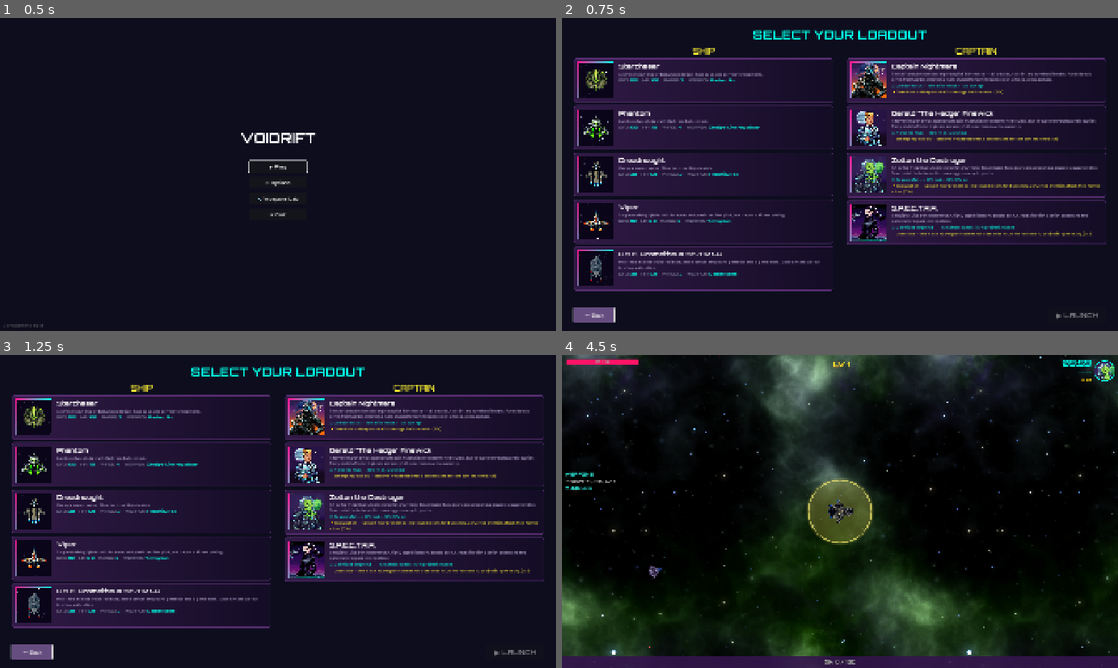
Above: before the commit, frames 1-4 (two rows, left to right).
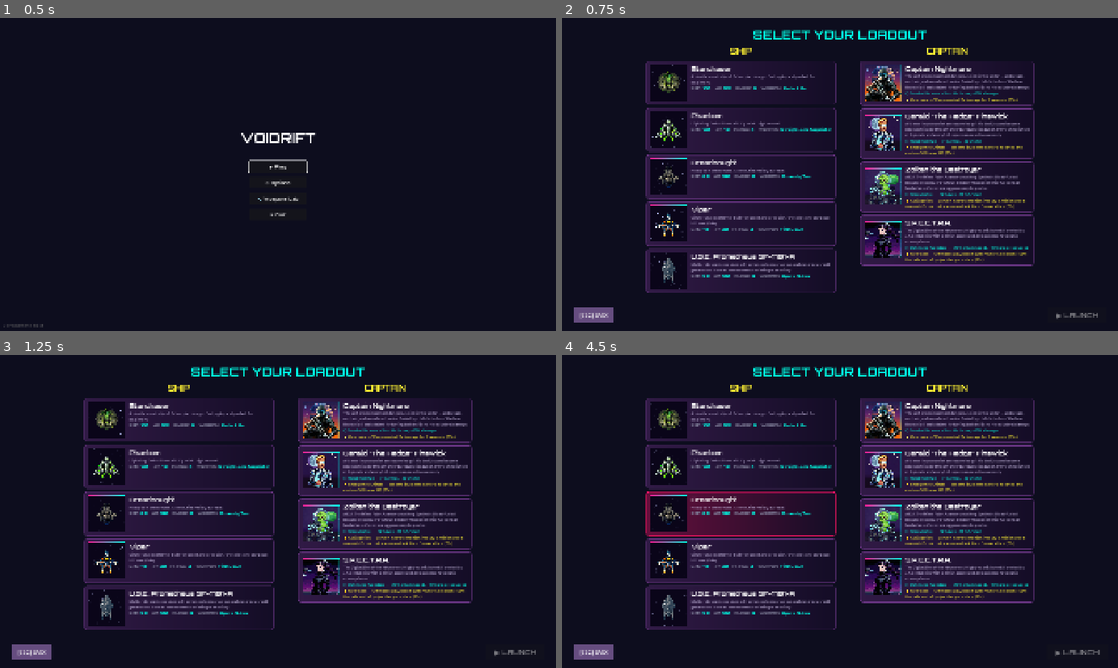
Above: after the commit, the same moments.

Repository: chalkbluffone/voidrift
Game: Godot game, scene res://scenes/ui/main_menu.tscn
Same seed, same stepped clock (60 frames per second), same inputs: the game is played once before the commit and once after it.
Inputs (mouse positions are in pixels of both pictures, inside the frame that each line leads up to):
- Up to frame 1 (0.5 s): no input
- Up to frame 2 (0.75 s): click "▶ Play" at 0.5 s
- Up to frame 3 (1.25 s): no input
- Up to frame 4 (4.5 s): click "← Back" (after the commit: "[ESC] BACK") at 1.25 s; click "▶ Play" at 2 s; move the mouse to (962, 495) at 2.77 s; hold Right (ui_right) 2.78-3.5 s; hold Q (captain_ability) 2.78-3.5 s; click (962, 495) at 2.92 s; tap Enter (ui_accept) at 3.5 s; drag from (728, 527) to (812, 574) at 3.52 s; click (1079, 652) at 4.25 s, where only the run before the commit has a clickable "▶ LAUNCH"

Frame 1 is identical in both runs. In frame 2, 31% of the frame differs, in the area x 1-98%, y 9-98%; in frame 3, 31%; in frame 4, 78%, in the area x 0-100%, y 0-100%.

Commit message:
Implement shared hover effects for ship and captain selection cards; refactor hover logic and add new hover FX script

Diff:
--- a/scenes/ui/ship_select.tscn
+++ b/scenes/ui/ship_select.tscn
@@ -48,12 +48,13 @@
 [node name="ContentRow" type="HBoxContainer" parent="MarginContainer/VBoxContainer"]
 layout_mode = 2
 size_flags_vertical = 3
+size_flags_horizontal = 4
 theme_override_constants/separation = 20
 
 [node name="ShipColumn" type="VBoxContainer" parent="MarginContainer/VBoxContainer/ContentRow"]
+custom_minimum_size = Vector2(640, 0)
 layout_mode = 2
 size_flags_horizontal = 3
-size_flags_stretch_ratio = 0.7
 theme_override_constants/separation = 8
 
 [node name="ShipHeader" type="Label" parent="MarginContainer/VBoxContainer/ContentRow/ShipColumn"]
@@ -69,7 +70,15 @@
 size_flags_vertical = 3
 horizontal_scroll_mode = 0
 
-[node name="ShipList" type="VBoxContainer" parent="MarginContainer/VBoxContainer/ContentRow/ShipColumn/ShipScroll"]
+[node name="ShipPadding" type="MarginContainer" parent="MarginContainer/VBoxContainer/ContentRow/ShipColumn/ShipScroll"]
+layout_mode = 2
+size_flags_horizontal = 3
+theme_override_constants/margin_left = 20
+theme_override_constants/margin_right = 20
+theme_override_constants/margin_top = 8
+theme_override_constants/margin_bottom = 8
+
+[node name="ShipList" type="VBoxContainer" parent="MarginContainer/VBoxContainer/ContentRow/ShipColumn/ShipScroll/ShipPadding"]
 layout_mode = 2
 size_flags_horizontal = 3
 theme_override_constants/separation = 10
@@ -79,9 +88,9 @@
 theme_override_constants/separation = 4
 
 [node name="CaptainColumn" type="VBoxContainer" parent="MarginContainer/VBoxContainer/ContentRow"]
+custom_minimum_size = Vector2(640, 0)
 layout_mode = 2
 size_flags_horizontal = 3
-size_flags_stretch_ratio = 0.7
 theme_override_constants/separation = 8
 
 [node name="CaptainHeader" type="Label" parent="MarginContainer/VBoxContainer/ContentRow/CaptainColumn"]
@@ -97,7 +106,15 @@
 size_flags_vertical = 3
 horizontal_scroll_mode = 0
 
-[node name="CaptainList" type="VBoxContainer" parent="MarginContainer/VBoxContainer/ContentRow/CaptainColumn/CaptainScroll"]
+[node name="CaptainPadding" type="MarginContainer" parent="MarginContainer/VBoxContainer/ContentRow/CaptainColumn/CaptainScroll"]
+layout_mode = 2
+size_flags_horizontal = 3
+theme_override_constants/margin_left = 20
+theme_override_constants/margin_right = 20
+theme_override_constants/margin_top = 8
+theme_override_constants/margin_bottom = 8
+
+[node name="CaptainList" type="VBoxContainer" parent="MarginContainer/VBoxContainer/ContentRow/CaptainColumn/CaptainScroll/CaptainPadding"]
 layout_mode = 2
 size_flags_horizontal = 3
 theme_override_constants/separation = 10
@@ -110,7 +127,7 @@
 custom_minimum_size = Vector2(140, 44)
 layout_mode = 2
 theme_override_font_sizes/font_size = 20
-text = "← Back"
+text = "[ESC] BACK"
 
 [node name="Spacer" type="Control" parent="MarginContainer/VBoxContainer/BottomBar"]
 layout_mode = 2
--- /dev/null
+++ b/scripts/ui/card_hover_fx.gd
@@ -0,0 +1,99 @@
+extends RefCounted
+
+## Shared synthwave hover FX helper for PanelContainer cards.
+
+const HOVER_META_KEY: String = "_hover_rect"
+
+
+static func ensure_hover_overlay(
+	card: PanelContainer,
+	hover_shader: Shader,
+	edge_color: Color,
+	glow_color: Color,
+	click_color: Color = Color(1.0, 0.95, 0.25, 1.0)
+) -> void:
+	if not card.has_meta(HOVER_META_KEY):
+		var hover_rect: ColorRect = ColorRect.new()
+		hover_rect.mouse_filter = Control.MOUSE_FILTER_IGNORE
+		hover_rect.set_anchors_and_offsets_preset(Control.PRESET_FULL_RECT)
+		var hover_mat: ShaderMaterial = ShaderMaterial.new()
+		hover_mat.shader = hover_shader
+		hover_mat.set_shader_parameter("hover_strength", 0.0)
+		hover_mat.set_shader_parameter("click_strength", 0.0)
+		hover_mat.set_shader_parameter("click_time", -10.0)
+		hover_mat.set_shader_parameter("edge_color", edge_color)
+		hover_mat.set_shader_parameter("glow_color", glow_color)
+		hover_mat.set_shader_parameter("click_color", click_color)
+		hover_rect.material = hover_mat
+		card.add_child(hover_rect)
+		card.set_meta(HOVER_META_KEY, hover_rect)
+	else:
+		set_hover_colors(card, edge_color, glow_color, click_color)
+
+
+static func set_hover_colors(card: PanelContainer, edge_color: Color, glow_color: Color, click_color: Color = Color(1.0, 0.95, 0.25, 1.0)) -> void:
+	var hover_mat: ShaderMaterial = _get_hover_material(card)
+	if not hover_mat:
+		return
+	hover_mat.set_shader_parameter("edge_color", edge_color)
+	hover_mat.set_shader_parameter("glow_color", glow_color)
+	hover_mat.set_shader_parameter("click_color", click_color)
+
+
+static func tween_hover_state(
+	card: PanelContainer,
+	hover_tweens: Dictionary,
+	hover_key: Variant,
+	hovered: bool,
+	base_strength: float = 0.0,
+	hover_scale: Vector2 = Vector2(1.03, 1.03),
+	hover_in_duration: float = 0.16,
+	hover_out_duration: float = 0.12
+) -> void:
+	if hover_tweens.has(hover_key):
+		var existing_tween: Tween = hover_tweens[hover_key] as Tween
+		if existing_tween and existing_tween.is_valid():
+			existing_tween.kill()
+
+	card.pivot_offset = card.size * 0.5
+
+	var hover_mat: ShaderMaterial = _get_hover_material(card)
+	if not hover_mat:
+		return
+
+	var tween: Tween = card.create_tween()
+	tween.set_parallel(true)
+	hover_tweens[hover_key] = tween
+
+	var target_strength: float = 1.0 if hovered else base_strength
+	var target_scale: Vector2 = hover_scale if hovered else Vector2.ONE
+	var duration: float = hover_in_duration if hovered else hover_out_duration
+
+	tween.tween_property(hover_mat, "shader_parameter/hover_strength", target_strength, duration)
+	tween.tween_property(card, "scale", target_scale, duration).set_trans(Tween.TRANS_QUAD).set_ease(Tween.EASE_OUT)
+
+
+static func reset_hover(card: PanelContainer, hover_tweens: Dictionary, hover_key: Variant, base_strength: float = 0.0) -> void:
+	if hover_tweens.has(hover_key):
+		var existing_tween: Tween = hover_tweens[hover_key] as Tween
+		if existing_tween and existing_tween.is_valid():
+			existing_tween.kill()
+		hover_tweens.erase(hover_key)
+
+	card.pivot_offset = card.size * 0.5
+	card.scale = Vector2.ONE
+
+	var hover_mat: ShaderMaterial = _get_hover_material(card)
+	if not hover_mat:
+		return
+	hover_mat.set_shader_parameter("hover_strength", base_strength)
+	hover_mat.set_shader_parameter("click_strength", 0.0)
+
+
+static func _get_hover_material(card: PanelContainer) -> ShaderMaterial:
+	if not card.has_meta(HOVER_META_KEY):
+		return null
+	var hover_rect: ColorRect = card.get_meta(HOVER_META_KEY) as ColorRect
+	if not hover_rect or not (hover_rect.material is ShaderMaterial):
+		return null
+	return hover_rect.material as ShaderMaterial
--- a/scripts/ui/level_up.gd
+++ b/scripts/ui/level_up.gd
@@ -20,6 +20,7 @@
 
 const FONT_HEADER: Font = preload("res://assets/fonts/Orbitron-Bold.ttf")
 const CARD_HOVER_SHADER: Shader = preload("res://shaders/ui_upgrade_card_hover.gdshader")
+const CARD_HOVER_FX_SCRIPT: Script = preload("res://scripts/ui/card_hover_fx.gd")
 
 @onready var GameConfig: Node = get_node("/root/GameConfig")
 @onready var RunManager: Node = get_node("/root/RunManager")
@@ -156,20 +157,13 @@
 
 	var hover_key: String = "_hover_rect"
 	if not card.has_meta(hover_key):
-		var hover_rect: ColorRect = ColorRect.new()
-		hover_rect.mouse_filter = Control.MOUSE_FILTER_IGNORE
-		hover_rect.set_anchors_and_offsets_preset(Control.PRESET_FULL_RECT)
-		var hover_mat: ShaderMaterial = ShaderMaterial.new()
-		hover_mat.shader = CARD_HOVER_SHADER
-		hover_mat.set_shader_parameter("hover_strength", 0.0)
-		hover_mat.set_shader_parameter("click_strength", 0.0)
-		hover_mat.set_shader_parameter("click_time", -10.0)
-		hover_mat.set_shader_parameter("edge_color", Color(1.0, 0.08, 0.58, 1.0))
-		hover_mat.set_shader_parameter("glow_color", Color(0.0, 1.0, 1.0, 1.0))
-		hover_mat.set_shader_parameter("click_color", Color(1.0, 0.95, 0.25, 1.0))
-		hover_rect.material = hover_mat
-		card.add_child(hover_rect)
-		card.set_meta(hover_key, hover_rect)
+		CARD_HOVER_FX_SCRIPT.ensure_hover_overlay(
+			card,
+			CARD_HOVER_SHADER,
+			Color(1.0, 0.08, 0.58, 1.0),
+			Color(0.0, 1.0, 1.0, 1.0),
+			Color(1.0, 0.95, 0.25, 1.0)
+		)
 
 
 func _style_button(button: Button, base_color: Color) -> void:
@@ -355,14 +349,9 @@
 
 	var hover_key: String = "_hover_rect"
 	if card.has_meta(hover_key):
-		var hover_rect: ColorRect = card.get_meta(hover_key) as ColorRect
-		if hover_rect and hover_rect.material is ShaderMaterial:
-			var hover_mat: ShaderMaterial = hover_rect.material as ShaderMaterial
-			var glow_color: Color = color.lerp(Color(0.0, 1.0, 1.0, 1.0), 0.45)
-			var click_color: Color = color.lerp(Color(1.0, 0.95, 0.25, 1.0), 0.65)
-			hover_mat.set_shader_parameter("edge_color", color)
-			hover_mat.set_shader_parameter("glow_color", glow_color)
-			hover_mat.set_shader_parameter("click_color", click_color)
+		var glow_color: Color = color.lerp(Color(0.0, 1.0, 1.0, 1.0), 0.45)
+		var click_color: Color = color.lerp(Color(1.0, 0.95, 0.25, 1.0), 0.65)
+		CARD_HOVER_FX_SCRIPT.set_hover_colors(card, color, glow_color, click_color)
 
 
 ## Add animated starfield background to an icon area control (matching loadout screen).
@@ -564,47 +553,11 @@
 
 
 func _set_card_hover_state(card: PanelContainer, index: int, hovered: bool) -> void:
-	if _card_hover_tweens.has(index):
-		var existing_tween: Tween = _card_hover_tweens[index] as Tween
-		if existing_tween and existing_tween.is_valid():
-			existing_tween.kill()
-
-	var hover_key: String = "_hover_rect"
-	if not card.has_meta(hover_key):
-		return
-	var hover_rect: ColorRect = card.get_meta(hover_key) as ColorRect
-	if not hover_rect or not (hover_rect.material is ShaderMaterial):
-		return
-	var hover_mat: ShaderMaterial = hover_rect.material as ShaderMaterial
-
-	var tween: Tween = create_tween()
-	tween.set_parallel(true)
-	_card_hover_tweens[index] = tween
-
-	var target_strength: float = 1.0 if hovered else 0.0
-	var target_scale: Vector2 = Vector2(1.03, 1.03) if hovered else Vector2.ONE
-	var duration: float = 0.16 if hovered else 0.12
-
-	tween.tween_property(hover_mat, "shader_parameter/hover_strength", target_strength, duration)
-	tween.tween_property(card, "scale", target_scale, duration).set_trans(Tween.TRANS_QUAD).set_ease(Tween.EASE_OUT)
+	CARD_HOVER_FX_SCRIPT.tween_hover_state(card, _card_hover_tweens, index, hovered, 0.0, Vector2(1.03, 1.03), 0.16, 0.12)
 
 
 func _reset_card_hover_visual(card: PanelContainer, index: int) -> void:
-	if _card_hover_tweens.has(index):
-		var existing_tween: Tween = _card_hover_tweens[index] as Tween
-		if existing_tween and existing_tween.is_valid():
-			existing_tween.kill()
-		_card_hover_tweens.erase(index)
-
-	card.scale = Vector2.ONE
-
-	var hover_key: String = "_hover_rect"
-	if card.has_meta(hover_key):
-		var hover_rect: ColorRect = card.get_meta(hover_key) as ColorRect
-		if hover_rect and hover_rect.material is ShaderMaterial:
-			var hover_mat: ShaderMaterial = hover_rect.material as ShaderMaterial
-			hover_mat.set_shader_parameter("hover_strength", 0.0)
-			hover_mat.set_shader_parameter("click_strength", 0.0)
+	CARD_HOVER_FX_SCRIPT.reset_hover(card, _card_hover_tweens, index, 0.0)
 
 
 ## Handle click on entire card area.
--- a/scripts/ui/ship_select.gd
+++ b/scripts/ui/ship_select.gd
@@ -26,14 +26,16 @@
 const BUTTON_CORNER_RADIUS: int = 4
 
 const FONT_HEADER: Font = preload("res://assets/fonts/Orbitron-Bold.ttf")
+const CARD_HOVER_SHADER: Shader = preload("res://shaders/ui_upgrade_card_hover.gdshader")
+const CARD_HOVER_FX_SCRIPT: Script = preload("res://scripts/ui/card_hover_fx.gd")
 
 @onready var DataLoader: Node = get_node("/root/DataLoader")
 @onready var RunManager: Node = get_node("/root/RunManager")
 @onready var FileLogger: Node = get_node_or_null("/root/FileLogger")
 
 # Containers populated in _ready
-@onready var ship_list: VBoxContainer = $MarginContainer/VBoxContainer/ContentRow/ShipColumn/ShipScroll/ShipList
-@onready var captain_list: VBoxContainer = $MarginContainer/VBoxContainer/ContentRow/CaptainColumn/CaptainScroll/CaptainList
+@onready var ship_list: VBoxContainer = $MarginContainer/VBoxContainer/ContentRow/ShipColumn/ShipScroll/ShipPadding/ShipList
+@onready var captain_list: VBoxContainer = $MarginContainer/VBoxContainer/ContentRow/CaptainColumn/CaptainScroll/CaptainPadding/CaptainList
 @onready var launch_button: Button = $MarginContainer/VBoxContainer/BottomBar/LaunchButton
 @onready var back_button: Button = $MarginContainer/VBoxContainer/BottomBar/BackButton
 
@@ -43,6 +45,8 @@
 ## Maps ship/captain id → PanelContainer card node for highlight updates.
 var _ship_cards: Dictionary = {}
 var _captain_cards: Dictionary = {}
+var _card_hover_tweens: Dictionary = {}
+var _button_hover_tweens: Dictionary = {}
 
 
 func _ready() -> void:
@@ -100,10 +104,15 @@
 	var card: PanelContainer = PanelContainer.new()
 	card.custom_minimum_size = Vector2(0, 120)
 	card.size_flags_horizontal = Control.SIZE_EXPAND_FILL
+	card.pivot_offset = card.size * 0.5
+	card.set_meta("entry_type", "ship")
+	card.set_meta("entry_id", ship_id)
 	_style_card(card, false)
 
 	# Make clickable
 	card.gui_input.connect(_on_ship_card_input.bind(ship_id))
+	card.mouse_entered.connect(_on_loadout_card_mouse_entered.bind(card))
+	card.mouse_exited.connect(_on_loadout_card_mouse_exited.bind(card))
 	card.mouse_default_cursor_shape = Control.CURSOR_POINTING_HAND
 
 	var margin: MarginContainer = MarginContainer.new()
@@ -269,9 +278,14 @@
 	var captain_id: String = String(data.get("id", ""))
 	var card: PanelContainer = PanelContainer.new()
 	card.size_flags_horizontal = Control.SIZE_EXPAND_FILL
+	card.pivot_offset = card.size * 0.5
+	card.set_meta("entry_type", "captain")
+	card.set_meta("entry_id", captain_id)
 	_style_card(card, false)
 
 	card.gui_input.connect(_on_captain_card_input.bind(captain_id))
+	card.mouse_entered.connect(_on_loadout_card_mouse_entered.bind(card))
+	card.mouse_exited.connect(_on_loadout_card_mouse_exited.bind(card))
 	card.mouse_default_cursor_shape = Control.CURSOR_POINTING_HAND
 
 	var margin: MarginContainer = MarginContainer.new()
@@ -411,6 +425,48 @@
 		_select_captain(captain_id)
 
 
+func _on_loadout_card_mouse_entered(card: PanelContainer) -> void:
+	if not is_instance_valid(card):
+		return
+	_set_loadout_card_hover_state(card, true)
+
+
+func _on_loadout_card_mouse_exited(card: PanelContainer) -> void:
+	if not is_instance_valid(card):
+		return
+	_set_loadout_card_hover_state(card, false)
+
+
+func _set_loadout_card_hover_state(card: PanelContainer, hovered: bool) -> void:
+	var card_key: int = card.get_instance_id()
+	CARD_HOVER_FX_SCRIPT.tween_hover_state(card, _card_hover_tweens, card_key, hovered, 0.0, Vector2(1.03, 1.03), 0.16, 0.12)
+
+
+func _on_button_mouse_entered(button: Button) -> void:
+	if not is_instance_valid(button):
+		return
+	_set_button_hover_state(button, true)
+
+
+func _on_button_mouse_exited(button: Button) -> void:
+	if not is_instance_valid(button):
+		return
+	_set_button_hover_state(button, false)
+
+
+func _set_button_hover_state(button: Button, hovered: bool) -> void:
+	var btn_key: int = button.get_instance_id()
+	var target_scale: Vector2 = Vector2(1.05, 1.05) if hovered else Vector2.ONE
+	button.pivot_offset = button.size * 0.5
+
+	if _button_hover_tweens.has(btn_key) and is_instance_valid(_button_hover_tweens[btn_key]):
+		_button_hover_tweens[btn_key].kill()
+
+	var tw: Tween = button.create_tween().set_ease(Tween.EASE_OUT).set_trans(Tween.TRANS_BACK)
+	tw.tween_property(button, "scale", target_scale, 0.14 if hovered else 0.10)
+	_button_hover_tweens[btn_key] = tw
+
+
 func _select_ship(ship_id: String) -> void:
 	_selected_ship_id = ship_id
 	if FileLogger:
@@ -503,6 +559,32 @@
 		card.add_child(grad_rect)
 		card.set_meta(gradient_key, grad_rect)
 
+	if card.has_meta(gradient_key):
+		var grad_rect_existing: ColorRect = card.get_meta(gradient_key) as ColorRect
+		if grad_rect_existing and grad_rect_existing.material is ShaderMaterial:
+			var grad_mat_existing: ShaderMaterial = grad_rect_existing.material as ShaderMaterial
+			var edge_color: Color = COLOR_PANEL_SELECTED if selected else COLOR_PANEL_BORDER
+			grad_mat_existing.set_shader_parameter("color_edge", Color(edge_color.r, edge_color.g, edge_color.b, 0.35))
+
+	var hover_key: String = "_hover_rect"
+	if not card.has_meta(hover_key):
+		CARD_HOVER_FX_SCRIPT.ensure_hover_overlay(
+			card,
+			CARD_HOVER_SHADER,
+			COLOR_PANEL_SELECTED,
+			Color(0.0, 1.0, 1.0, 1.0),
+			Color(1.0, 0.95, 0.25, 1.0)
+		)
+
+	if card.has_meta(hover_key):
+		var card_edge_color: Color = COLOR_PANEL_SELECTED if selected else COLOR_PANEL_BORDER
+		var glow_color: Color = card_edge_color.lerp(Color(0.0, 1.0, 1.0, 1.0), 0.45)
+		CARD_HOVER_FX_SCRIPT.set_hover_colors(card, card_edge_color, glow_color, Color(1.0, 0.95, 0.25, 1.0))
+		CARD_HOVER_FX_SCRIPT.reset_hover(card, _card_hover_tweens, card.get_instance_id(), 0.0)
+
+	if not selected and card.scale != Vector2.ONE:
+		card.scale = Vector2.ONE
+
 
 func _style_button(button: Button, base_color: Color) -> void:
 	var normal: StyleBoxFlat = StyleBoxFlat.new()
@@ -514,7 +596,7 @@
 	button.add_theme_stylebox_override("normal", normal)
 
 	var hover: StyleBoxFlat = StyleBoxFlat.new()
-	hover.bg_color = base_color.lightened(0.2)
+	hover.bg_color = base_color.lightened(0.35)
 	hover.corner_radius_top_left = BUTTON_CORNER_RADIUS
 	hover.corner_radius_top_right = BUTTON_CORNER_RADIUS
 	hover.corner_radius_bottom_left = BUTTON_CORNER_RADIUS
@@ -529,5 +611,12 @@
 	pressed.corner_radius_bottom_right = BUTTON_CORNER_RADIUS
 	button.add_theme_stylebox_override("pressed", pressed)
 
+	var focus: StyleBoxEmpty = StyleBoxEmpty.new()
+	button.add_theme_stylebox_override("focus", focus)
+
 	button.add_theme_color_override("font_color", Color.WHITE)
 	button.add_theme_color_override("font_hover_color", Color.WHITE)
+
+	button.mouse_default_cursor_shape = Control.CURSOR_POINTING_HAND
+	button.mouse_entered.connect(_on_button_mouse_entered.bind(button))
+	button.mouse_exited.connect(_on_button_mouse_exited.bind(button))
Not shown, added: scripts/ui/card_hover_fx.gd.uid
